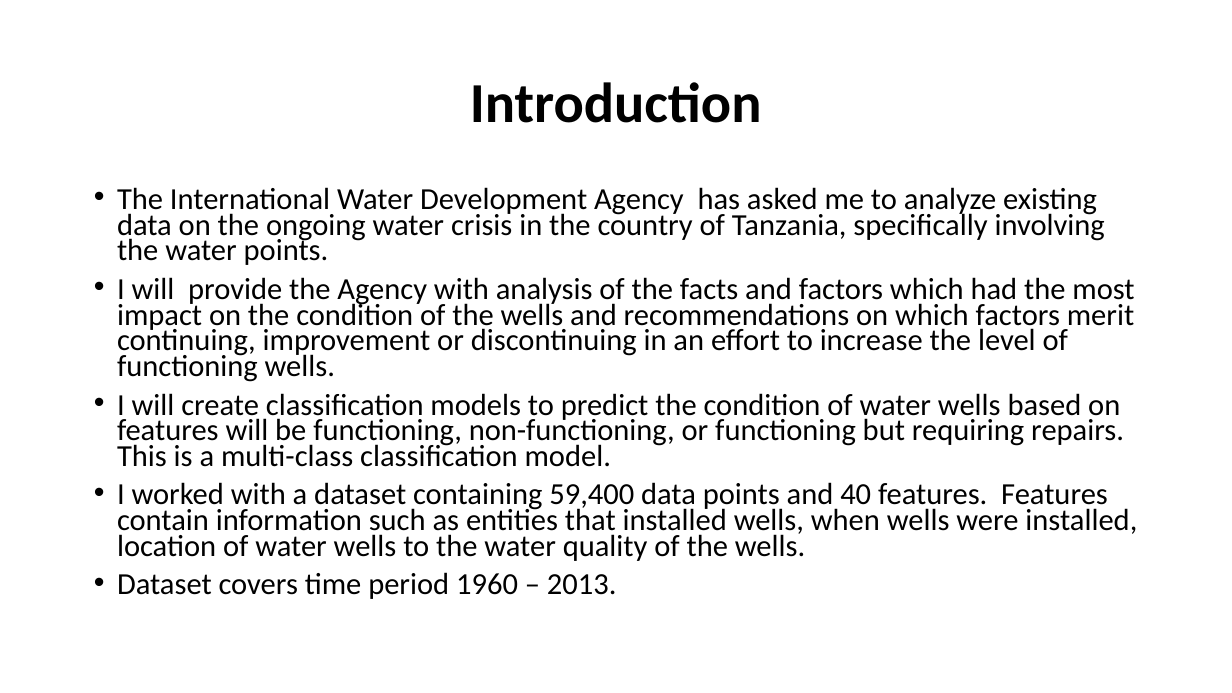
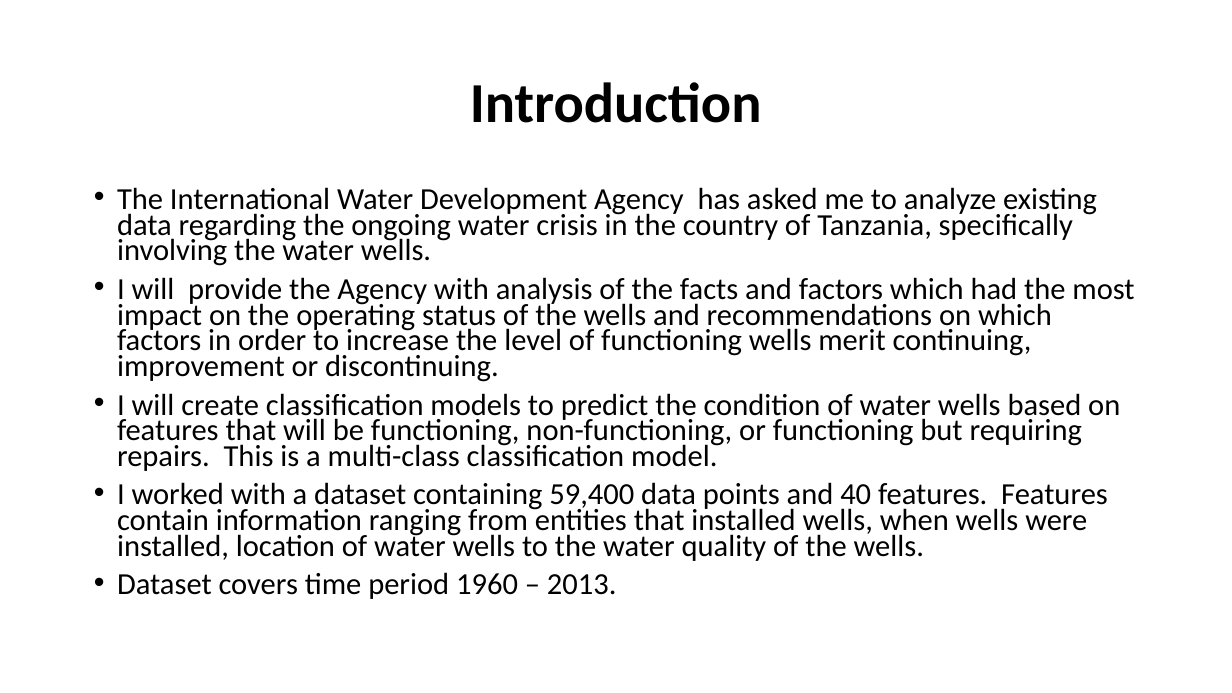
Before and after one commit to davidrtorres/Model-3-Tanzania-Water-Crisis, a slide deck: slide 2 of Presentation1.pptx. Drawn at 1232x693 pixels with LibreOffice and Linux fonts; fonts in the diff are those of the drawing. Boxes give left, top, right and bottom in pixels: in the first picture for what was removed or moved away, otherwise in the second. Text is boxed around its words. In the diff, an @@ line names an element or a change of style, - is before the commit and + after.

```diff
--- a/Presentation1.pptx
+++ b/Presentation1.pptx
@@ text at (117,187,1134,561): text changed @@
-• The International Water Development Agency has asked me to analyze existing data on the ongoing water crisis in the country of Tanzania, specifically involving the water points.
-• I will provide the Agency with analysis of the facts and factors which had the most impact on the condition of the wells and recommendations on which factors merit continuing, improvement or discontinuing in an effort to increase the level of functioning wells.
-• I will create classification models to predict the condition of water wells based on features will be functioning, non-functioning, or functioning but requiring repairs. This is a multi-class classification model.
-• I worked with a dataset containing 59,400 data points and 40 features. Features contain information such as entities that installed wells, when wells were installed, location of water wells to the water quality of the wells.
+• The International Water Development Agency has asked me to analyze existing data regarding the ongoing water crisis in the country of Tanzania, specifically involving the water wells.
+• I will provide the Agency with analysis of the facts and factors which had the most impact on the operating status of the wells and recommendations on which factors in order to increase the level of functioning wells merit continuing, improvement or discontinuing.
+• I will create classification models to predict the condition of water wells based on features that will be functioning, non-functioning, or functioning but requiring repairs. This is a multi-class classification model.
+• I worked with a dataset containing 59,400 data points and 40 features. Features contain information ranging from entities that installed wells, when wells were installed, location of water wells to the water quality of the wells.
```
Also in this commit, not shown: 6 other slides changed, 3 slides added, 2 other files.
